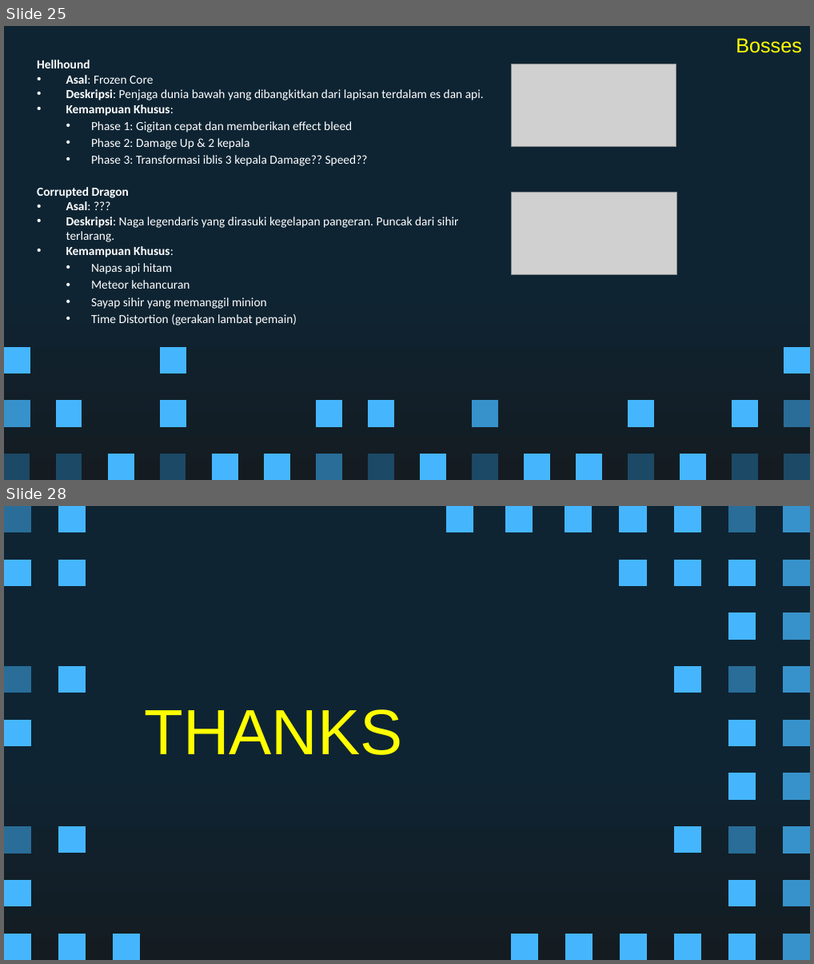
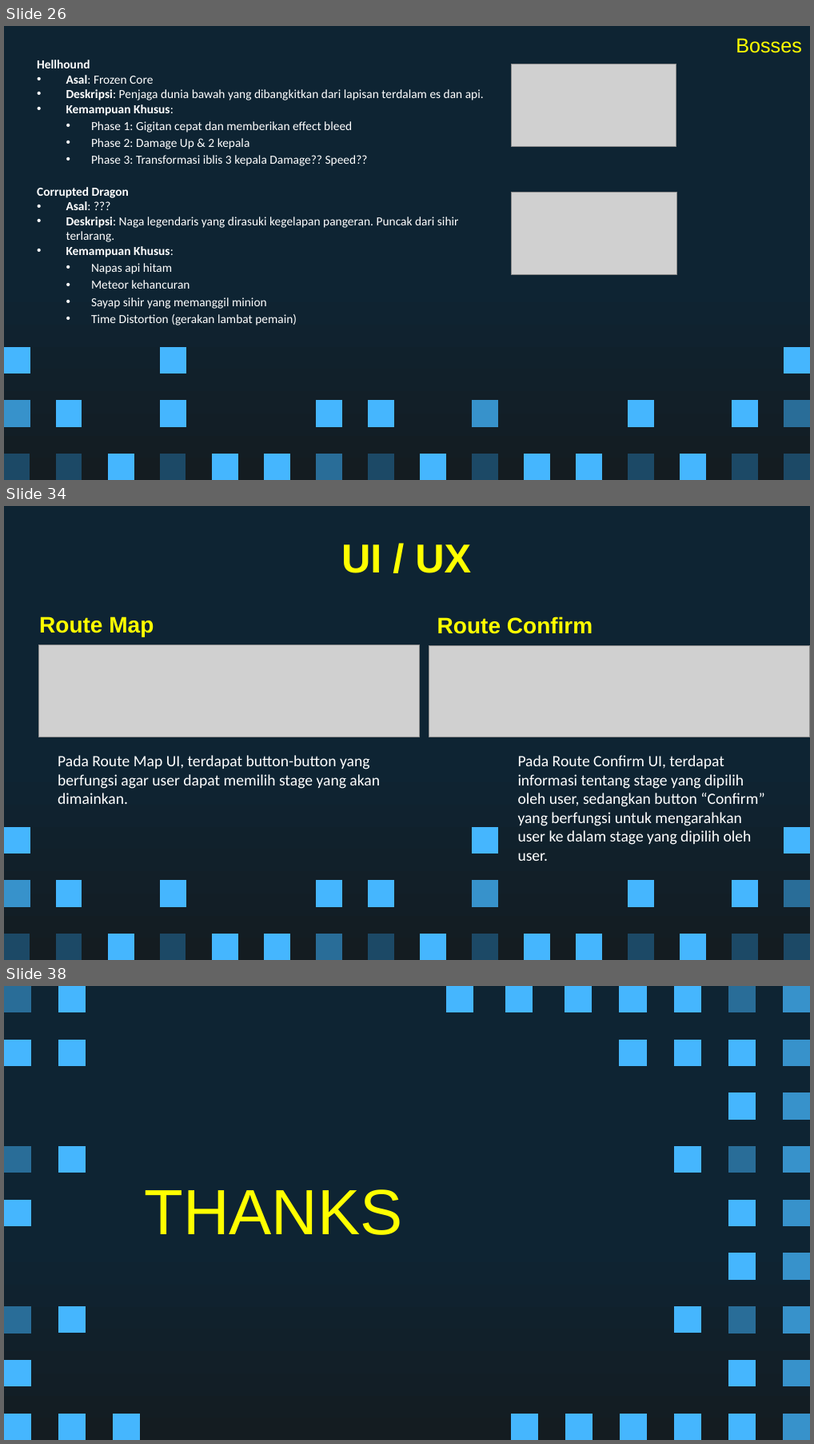
Before and after one commit to Ricardhad/gameProgProject, a slide deck: Super Pixel Vintage Gaming by Slidesgo.pptx. Shown one above the other, each under a label of ours: slides 25 and 28 before the commit, slides 26, 34 and 38 after it; the slides between them are not shown. The pictures are 814x964 and 814x1444 pixels, drawn with LibreOffice and Linux fonts; fonts in the diff are those of the drawing; grey boxes stand for pictures. Boxes give left, top, right and bottom in pixels: in the first picture for what was removed or moved away, otherwise in the second. Text is boxed around its words. In the diff, an @@ line names an element or a change of style, - is before the commit and + after.

```diff
--- a/Super Pixel Vintage Gaming by Slidesgo.pptx
+++ b/Super Pixel Vintage Gaming by Slidesgo.pptx
@@ slide 34 added at bbox=[4, 506, 810, 960], background gradient #0E2433 to #141C21; not listed: 27 template elements that a slide beside it also shows @@
@@ title added at bbox=[342, 544, 471, 573], 36 pt, text #FFFF00, bold @@
+UI / UX
@@ text added at bbox=[39, 616, 154, 636], 20 pt, text #FFFF00, bold @@
+Route Map
@@ text added at bbox=[438, 616, 593, 634], 20 pt, text #FFFF00, bold @@
+Route Confirm
@@ picture added at bbox=[38, 644, 420, 736] @@
@@ picture added at bbox=[429, 645, 810, 736] @@
@@ text added at bbox=[58, 755, 380, 804], 14 pt, text #FFFFFF @@
+Pada Route Map UI, terdapat button-button yang berfungsi agar user dapat memilih stage yang akan dimainkan.
@@ text added at bbox=[518, 755, 765, 860], 14 pt, text #FFFFFF @@
+Pada Route Confirm UI, terdapat informasi tentang stage yang dipilih oleh user, sedangkan button “Confirm” yang berfungsi untuk mengarahkan user ke dalam stage yang dipilih oleh user.
@@ freeform shape added at bbox=[472, 827, 498, 853], fill #45B6FE @@
@@ what was slide 25 is now slide 26 @@
@@ what was slide 28 is now slide 38 @@
```
Also in this commit, not shown: 1 slide changed, 9 other slides added, 4 other files.
